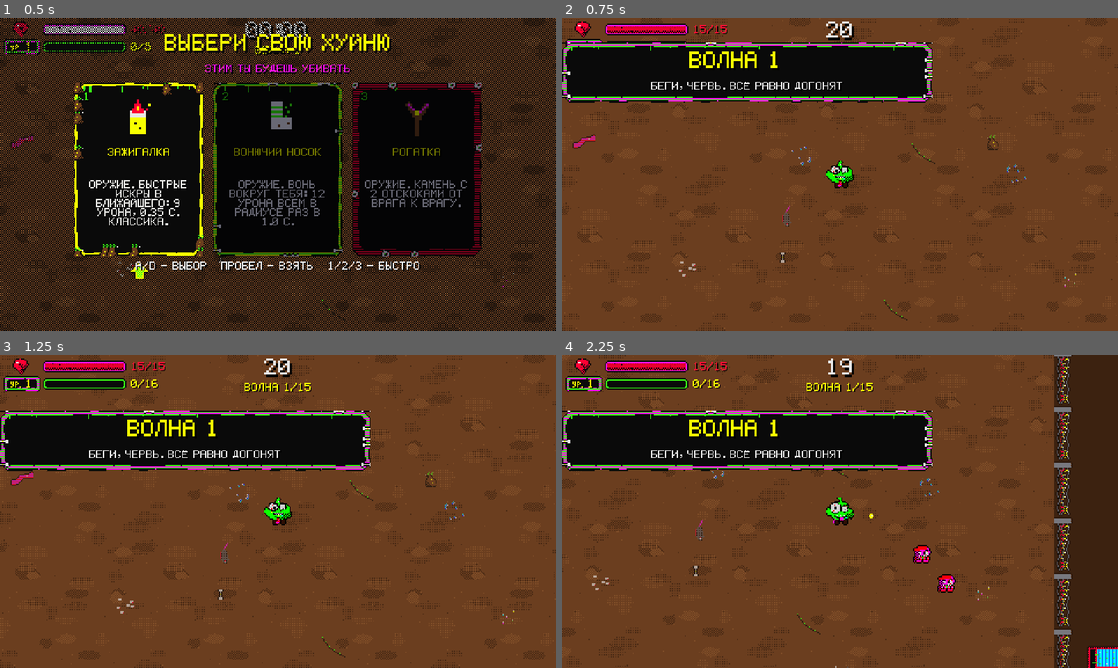
Above: before the commit, frames 1-4 (two rows, left to right).
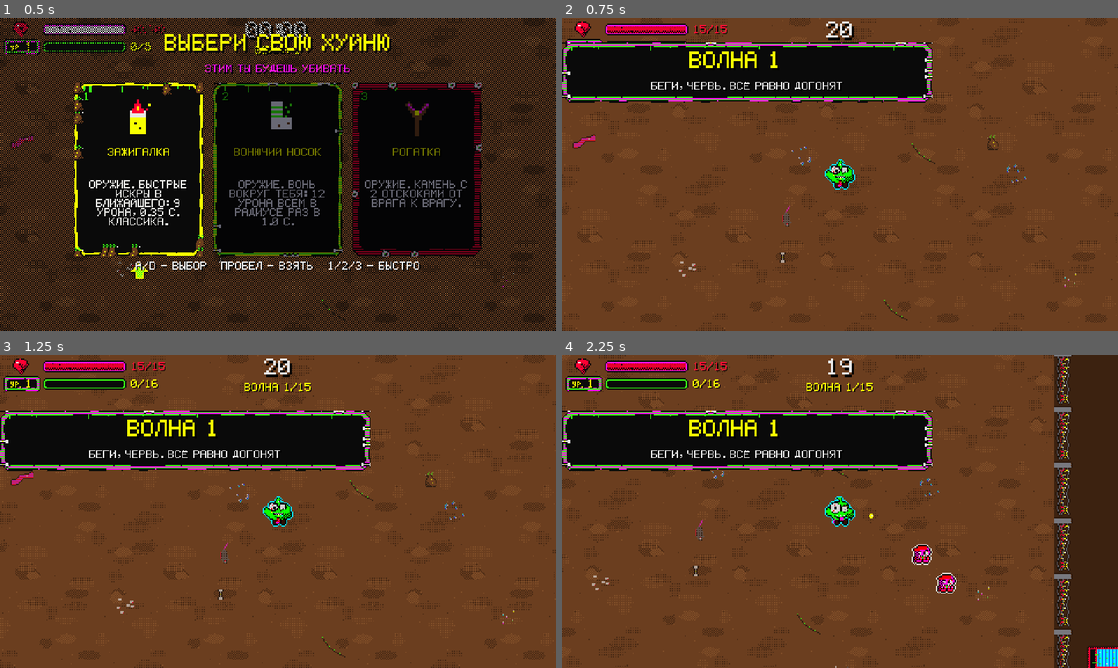
Above: after the commit, the same moments.

Repository: Gepackstuck/Stinky_Dumpster_Survivors
Game: Godot game, scene res://scenes/levels/main.tscn
Two runs of this game, one before a commit and one after it. Both use one fixed random seed, a clock stepped at 60 frames per second and the inputs below.
Inputs (mouse positions are in pixels of both pictures, inside the frame that each line leads up to):
- Up to frame 1 (0.5 s): no input
- Up to frame 2 (0.75 s): click "1" at 0.5 s
- Up to frame 3 (1.25 s): no input
- Up to frame 4 (2.25 s): tap Enter (ui_accept) at 1.25, 1.52 s; move the mouse to (962, 495) at 1.27 s; hold D (move_right) 1.28-2.03 s; move the mouse to (728, 527) at 2.02 s; hold S (move_down) from 2.03 s (still down)

Frame 1 is identical in both runs. In frame 2, less than 0.1% of the frame differs, in the area x 47-53%, y 45-55%; in frame 3, less than 0.1%; in frame 4, 0.2%, in the area x 47-71%, y 45-77%.

Commit message:
feat: обводка героя и врагов, бонус XP за волну, мухи медленнее, план бестиария
Co-Authored-By: Claude Sonnet 5.5 <noreply@anthropic.com>
Claude-Session: https://claude.ai/code/session_01GvQcLtpmeq9xDjqGAM3qCT

Diff:
--- a/assets/shaders/hit_flash.gdshader
+++ b/assets/shaders/hit_flash.gdshader
@@ -1,10 +1,19 @@
 shader_type canvas_item;
-// Заливка спрайта цветом на время попадания (amount 0..1). Прозрачность спрайта сохраняется.
+// Заливка спрайта цветом на время попадания (amount 0..1) + тонкая светлая обводка вокруг силуэта,
+// чтобы персонажи и враги выделялись на земле. Кадры листа имеют 1 px прозрачного поля — обводка не обрезается.
 
 uniform vec4 flash_color : source_color = vec4(1.0, 1.0, 1.0, 1.0);
 uniform float amount : hint_range(0.0, 1.0) = 0.0;
+uniform vec4 outline_color : source_color = vec4(1.0, 1.0, 1.0, 0.8);
 
 void fragment() {
 	vec4 base = texture(TEXTURE, UV) * COLOR;
-	COLOR = vec4(mix(base.rgb, flash_color.rgb, amount), base.a);
+	vec2 px = TEXTURE_PIXEL_SIZE;
+	float around = max(max(texture(TEXTURE, UV + vec2(px.x, 0.0)).a, texture(TEXTURE, UV - vec2(px.x, 0.0)).a),
+			max(texture(TEXTURE, UV + vec2(0.0, px.y)).a, texture(TEXTURE, UV - vec2(0.0, px.y)).a));
+	if (base.a < 0.1 && around > 0.1) {
+		COLOR = outline_color;
+	} else {
+		COLOR = vec4(mix(base.rgb, flash_color.rgb, amount), base.a);
+	}
 }
--- a/scripts/autoload/balance.gd
+++ b/scripts/autoload/balance.gd
@@ -48,6 +48,8 @@
 const HORDE_GROUP_MULT: float = 2.0
 const ELITE_SPAWN_SEC: float = 2.0
 const FINAL_BOSS_SPAWN_SEC: float = 1.5
+const WAVE_END_BONUS_XP_BASE: int = 6          # «копание в помойке» в конце волны (аналог Harvesting в Brotato)
+const WAVE_END_BONUS_XP_PER_WAVE: int = 2
 const WAVE_END_COLLECT_SEC: float = 1.5           # время на авто-сбор материалов после волны
 const WAVE_HP_GROWTH: float = 0.18          # +15% HP за каждую волну после первой
 const PLAYER_MAX_HIT_FRACTION: float = 0.34   # один удар не снимает больше трети максимума HP (нет ваншотов)
@@ -130,7 +132,7 @@
 	&"cockroach": {"hp": 5.0, "damage": 2.0, "speed": 140.0, "xp": 1, "coins": 2},
 	&"wifi_ghost": {"hp": 25.0, "damage": 3.0, "speed": 70.0, "xp": 4, "coins": 2},
 	# Враги Шага 4 (поведение как в Brotato): group_mult — множитель размера группы.
-	&"chaser": {"hp": 6.0, "damage": 1.0, "speed": 150.0, "xp": 1, "coins": 1, "radius": 5.0, "group_mult": 1.8},
+	&"chaser": {"hp": 6.0, "damage": 1.0, "speed": 88.0, "xp": 1, "coins": 1, "radius": 5.0, "group_mult": 1.8},
 	&"charger": {"hp": 24.0, "damage": 2.0, "speed": 70.0, "xp": 3, "coins": 1, "radius": 8.0, "group_mult": 0.7,
 			"brain": "res://scripts/enemies/brains/charger_brain.gd"},
 	&"spitter": {"hp": 16.0, "damage": 1.0, "speed": 60.0, "xp": 3, "coins": 1, "radius": 7.0, "group_mult": 0.7,
--- a/scripts/components/hit_flash_component.gd
+++ b/scripts/components/hit_flash_component.gd
@@ -16,6 +16,11 @@
 	sprite.material = _material
 
 
+## Цвет внешней обводки (игрок и враги разные, чтобы читались на земле).
+func set_outline(color: Color) -> void:
+	_material.set_shader_parameter(&"outline_color", color)
+
+
 func flash(color: Color) -> void:
 	if _tween != null and _tween.is_valid():
 		_tween.kill()
--- a/scripts/player/player_controller.gd
+++ b/scripts/player/player_controller.gd
@@ -25,6 +25,7 @@
 	_camera.limit_top = -border
 	_camera.limit_right = int(Balance.ARENA_SIZE) + border
 	_camera.limit_bottom = int(Balance.ARENA_SIZE) + border
+	_flash.set_outline(Color(0.0, 0.94, 1.0, 0.9))  # игрок — циановая подсветка
 	_hurtbox.invulnerability_sec = Balance.PLAYER_HURT_COOLDOWN_SEC
 	_hurtbox.hurt.connect(_on_hurt)
 	_health.health_changed.connect(_on_health_changed)
--- a/scripts/systems/wave_manager.gd
+++ b/scripts/systems/wave_manager.gd
@@ -98,6 +98,9 @@
 			pickup.attract(player)
 	await get_tree().create_timer(Balance.WAVE_END_COLLECT_SEC, false).timeout
 	if GameState.run_active:
+		var bonus: int = Balance.WAVE_END_BONUS_XP_BASE + Balance.WAVE_END_BONUS_XP_PER_WAVE * GameState.wave
+		EventBus.xp_collected.emit(bonus)
+		HitFx.popup(get_tree(), player.global_position + Vector2(0.0, -16.0), "+%d XP: ПОКОПАЛСЯ В ПОМОЙКЕ" % bonus, Color(0.968627, 1, 0, 1), 18.0, 1.4)
 		if player.has_method(&"heal_full"):
 			player.call(&"heal_full")
 		EventBus.wave_ended.emit(GameState.wave)
Binary file changed: assets/sprites/enemy_boss_mega_hamster.png
Binary file changed: assets/sprites/enemy_boss_minion.png
Binary file changed: assets/sprites/enemy_boss_zakhar.png
Binary file changed: assets/sprites/enemy_bruiser.png
Binary file changed: assets/sprites/enemy_charger.png
Binary file changed: assets/sprites/enemy_chaser.png
Binary file changed: assets/sprites/enemy_cockroach.png
Binary file changed: assets/sprites/enemy_looter.png
Binary file changed: assets/sprites/enemy_microbe.png
Binary file changed: assets/sprites/enemy_npc_bot.png
Binary file changed: assets/sprites/enemy_spitter.png
Binary file changed: assets/sprites/enemy_squid_gopnik.png
(and 14 more such lines)
